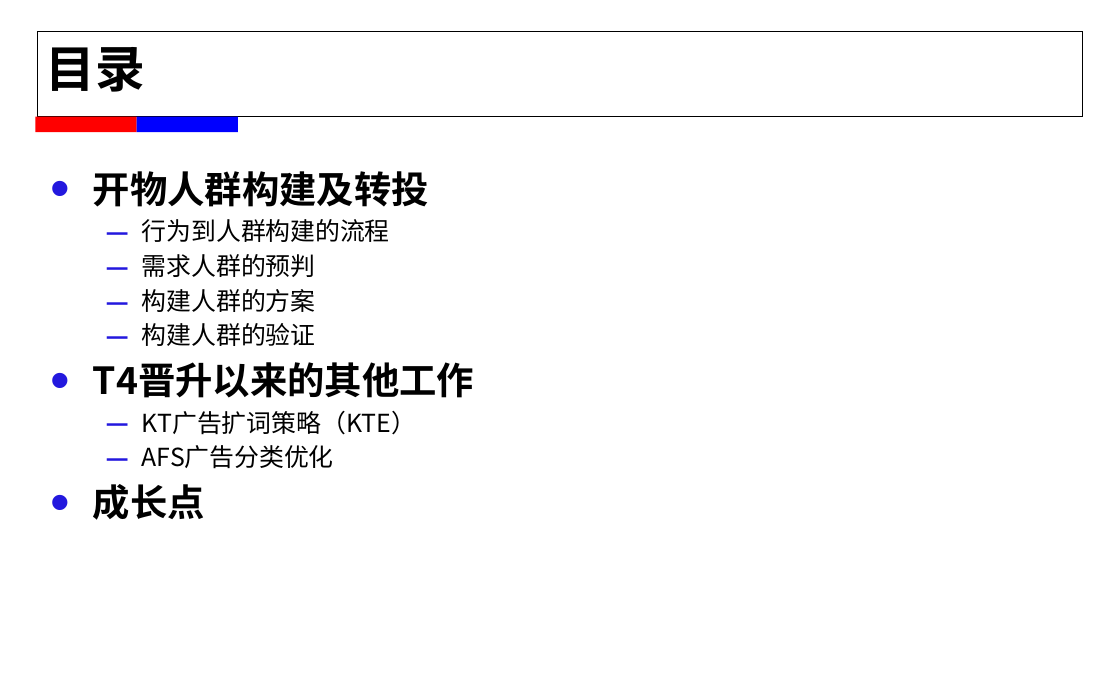
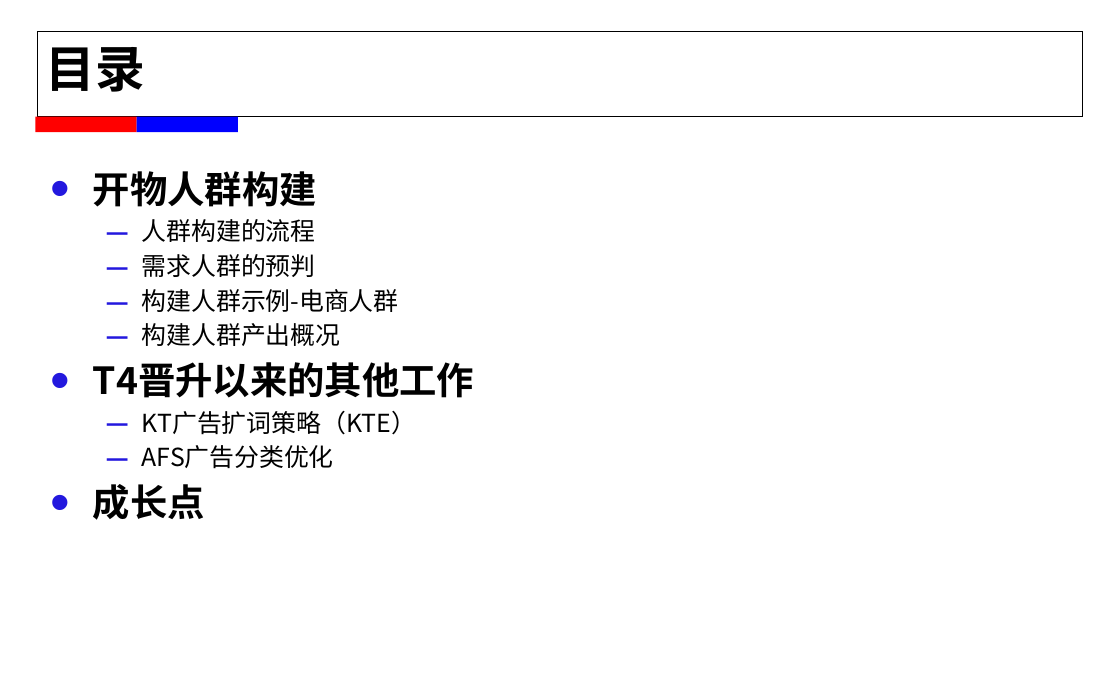
Before and after one commit to alexxyjiang/baidu-tech-report, a slide deck: slide 3 of For T5/蒋学渊_2015年春工作述职.pptx. Drawn at 1120x700 pixels with LibreOffice and Linux fonts; fonts in the diff are those of the drawing; background and template pictures are left out. Boxes give left, top, right and bottom in pixels: in the first picture for what was removed or moved away, otherwise in the second. Text is boxed around its words. In the diff, an @@ line names an element or a change of style, - is before the commit and + after.

```diff
--- a/For T5/蒋学渊_2015年春工作述职.pptx
+++ b/For T5/蒋学渊_2015年春工作述职.pptx
@@ text at (93, 171, 317, 242): text changed @@
-• 开物人群构建及转投
-  – 行为到人群构建的流程
+• 开物人群构建
+  – 人群构建的流程
@@ text at (142, 289, 399, 346): text changed @@
-  – 构建人群的方案
-  – 构建人群的验证
+  – 构建人群示例-电商人群
+  – 构建人群产出概况
```
Also in this commit, not shown: 7 other slides changed, 2 slides added, 3 slides removed, 2 other files.
